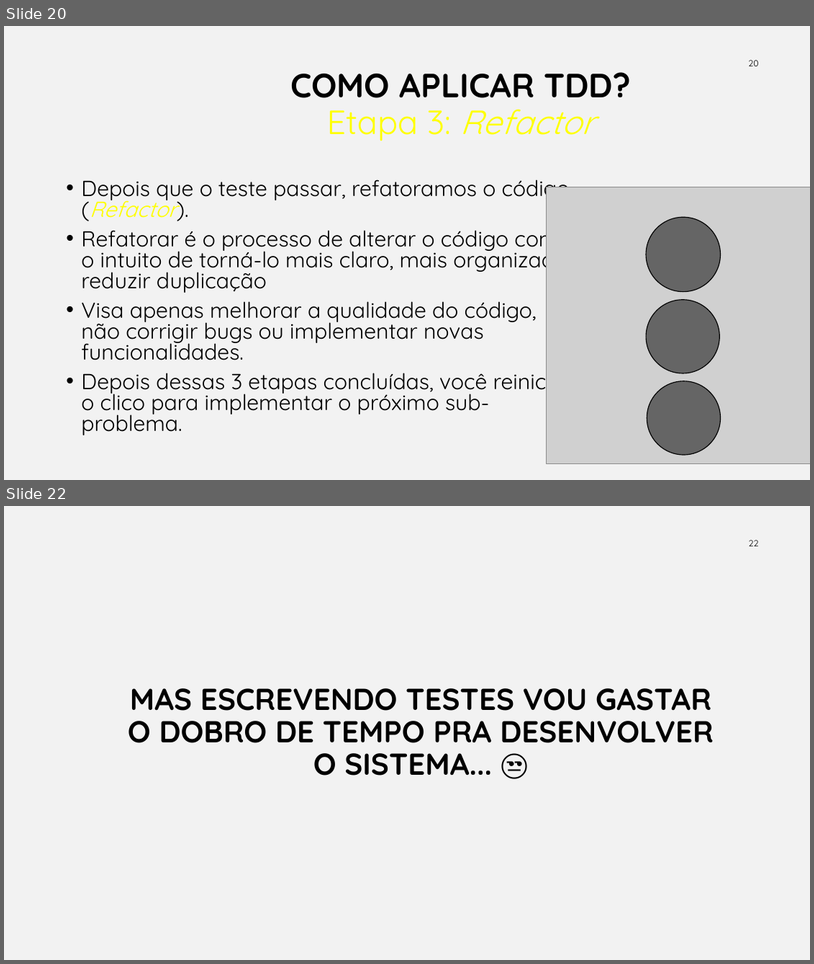
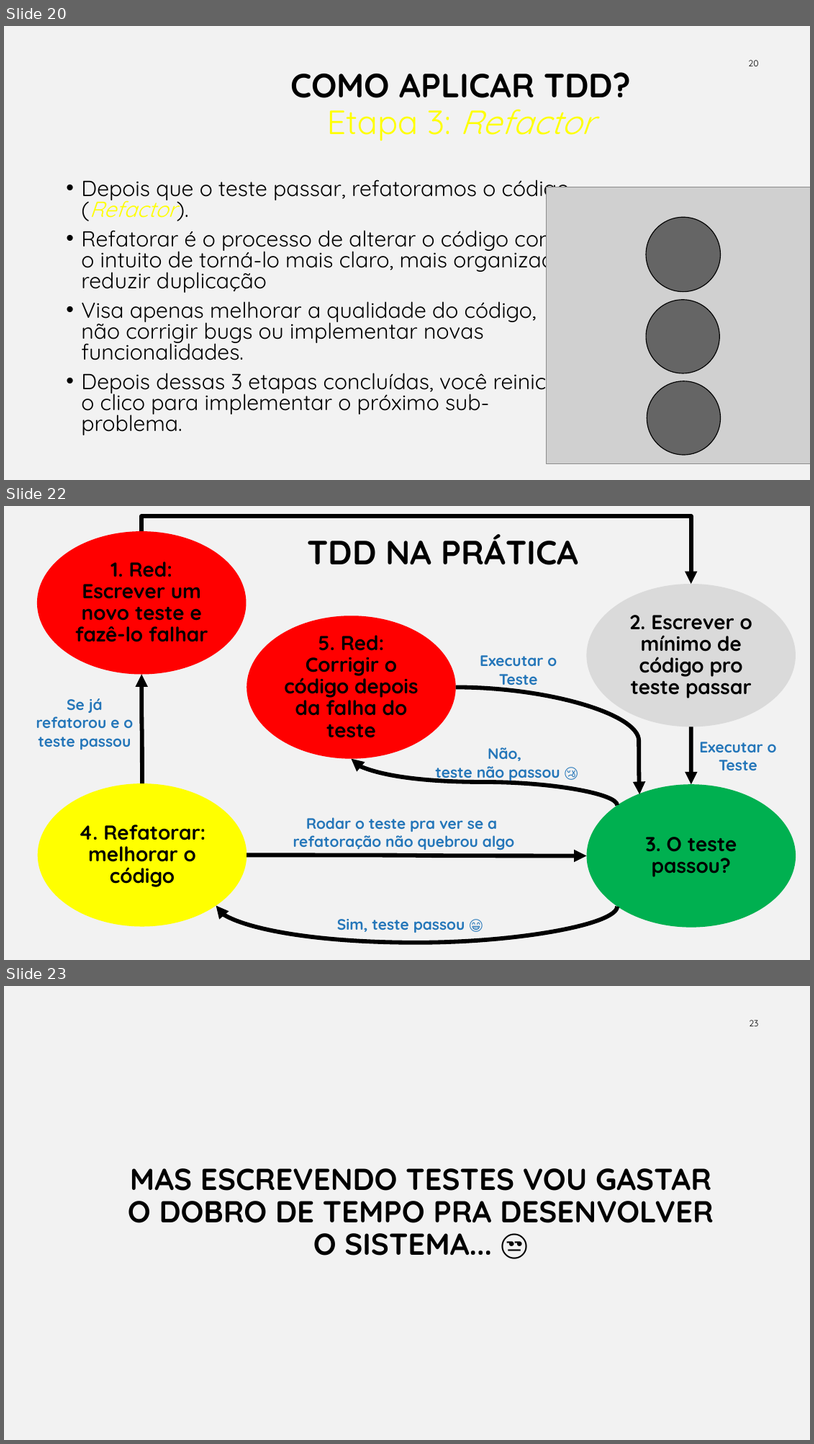
Before and after one commit to iftopalmas/testes-de-software, a slide deck: projects/01-introducao-tdd/tdd.pptx. Shown one above the other, each under a label of ours: slides 20 and 22 before the commit, slides 20, 22 and 23 after it; the slides between them are not shown. The pictures are 814x964 and 814x1444 pixels, drawn with LibreOffice and Linux fonts; fonts in the diff are those of the drawing; grey boxes stand for pictures; background and template pictures are left out. Boxes give left, top, right and bottom in pixels: in the first picture for what was removed or moved away, otherwise in the second. Text is boxed around its words. In the diff, an @@ line names an element or a change of style, - is before the commit and + after.

```diff
--- a/projects/01-introducao-tdd/tdd.pptx
+++ b/projects/01-introducao-tdd/tdd.pptx
@@ slide 22 added at (4,506,810,960), background #F2F2F2 @@
@@ elbow arrow added from (142, 531) to (692, 584), #000000 5 pt @@
@@ ellipse added at (37,531,247,674), fill #FF0000 @@
@@ title added at (308,534,579,565), 40 pt, text #000000, bold @@
+TDD NA PRÁTICA
@@ text added at (75,561,208,642), 24 pt, text #000000, bold @@
+1. Red: Escrever um novo teste e fazê-lo falhar
@@ ellipse added at (587,584,797,727), fill #DADADA @@
@@ ellipse added at (247,615,456,758), fill #FF0000 @@
@@ text added at (284,635,418,738), 24 pt, text #000000, bold @@
+5. Red: Corrigir o código depois da falha do teste
@@ text added at (630,615,753,698), 24 pt, text #000000, bold @@
+2. Escrever o mínimo de código pro teste passar
@@ text added at (480,655,557,688), 18 pt, text #2476B9, bold @@
+Executar o Teste
@@ curved arrow added from (142, 784) to (142, 674), #000000 5 pt @@
@@ text added at (36,698,133,749), 18 pt, text #2476B9, bold @@
+Se já refatorou e o teste passou
@@ curved arrow added from (456, 687) to (640, 794), #000000 5 pt @@
@@ arrow added from (692, 727) to (692, 784), #000000 5 pt @@
@@ text added at (700,741,777,770), 18 pt, text #2476B9, bold @@
+Executar o Teste
@@ curved arrow added from (617, 805) to (351, 759), #000000 5 pt @@
@@ text added at (435,747,561,781), 18 pt, text #2476B9, bold @@
+Não,
+teste não passou 😢
@@ ellipse added at (38,784,247,926), fill #FFFF00 @@
@@ ellipse added at (587,784,797,927), fill #00B050 @@
@@ text added at (79,824,206,887), 24 pt, text #000000, bold @@
+4. Refatorar: melhorar o código
@@ text added at (293,817,514,849), 18 pt, text #2476B9, bold @@
+Rodar o teste pra ver se a
+refatoração não quebrou algo
@@ text added at (646,836,738,877), 24 pt, text #000000, bold @@
+3. O teste passou?
@@ curved arrow added from (247, 855) to (587, 856), #000000 5 pt @@
@@ curved arrow added from (617, 906) to (216, 906), #000000 5 pt @@
@@ text added at (337,919,466,932), 18 pt, text #2476B9, bold @@
+Sim, teste passou 😁
@@ what was slide 22 is now slide 23 @@
@@ page number at (749,1020,759,1026): text changed @@
-22
+23
```
Also in this commit, not shown: 1 slide changed.
